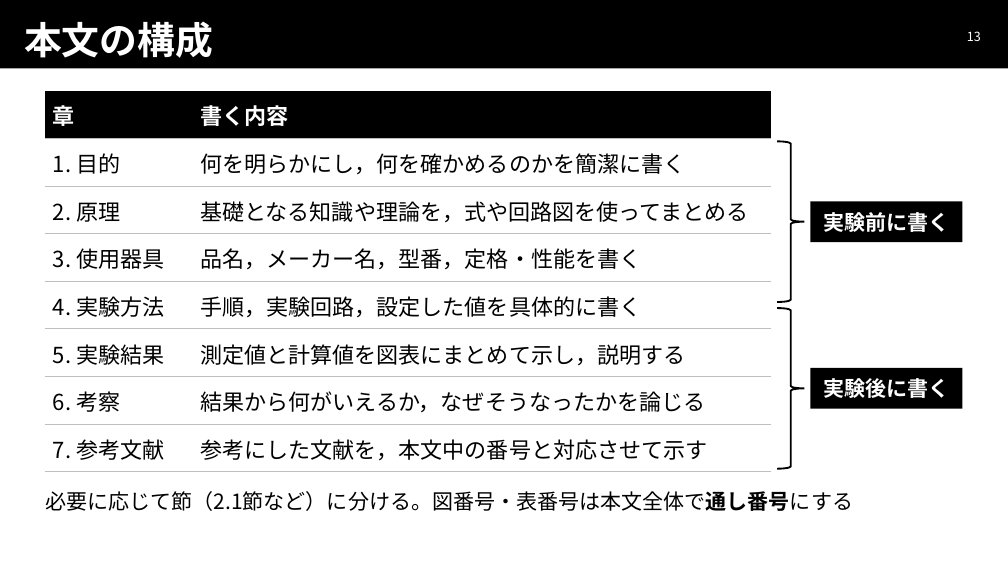
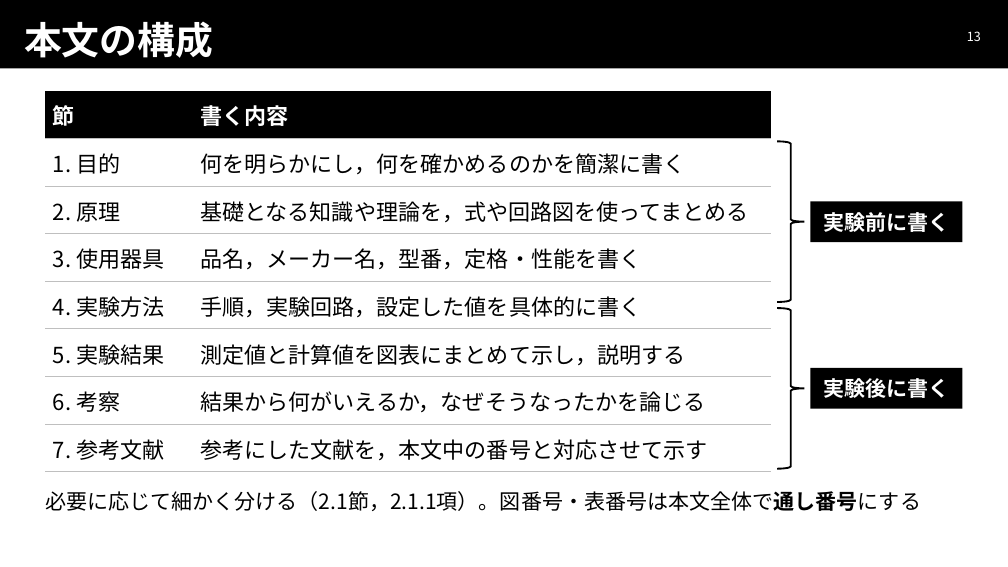
Before and after one commit to uhyogo-epa/EEexperimentsI-manual, a slide deck: slide 13 of slides/00_guidance/20261123_実験後半ガイダンス.pptx. Drawn at 1008x567 pixels with LibreOffice and Linux fonts; fonts in the diff are those of the drawing. Boxes give left, top, right and bottom in pixels: in the first picture for what was removed or moved away, otherwise in the second. Text is boxed around its words. In the diff, an @@ line names an element or a change of style, - is before the commit and + after.

```diff
--- a/slides/00_guidance/20261123_実験後半ガイダンス.pptx
+++ b/slides/00_guidance/20261123_実験後半ガイダンス.pptx
@@ table at (45, 91, 771, 472) @@
-row 1, column 1: 章
+row 1, column 1: 節
@@ text at (45, 491, 921, 511): text changed @@
-必要に応じて節（2.1節など）に分ける。図番号・表番号は本文全体で通し番号にする
+必要に応じて細かく分ける（2.1節，2.1.1項）。図番号・表番号は本文全体で通し番号にする
```
Also in this commit, not shown: 3 other slides changed, 1 other file.
